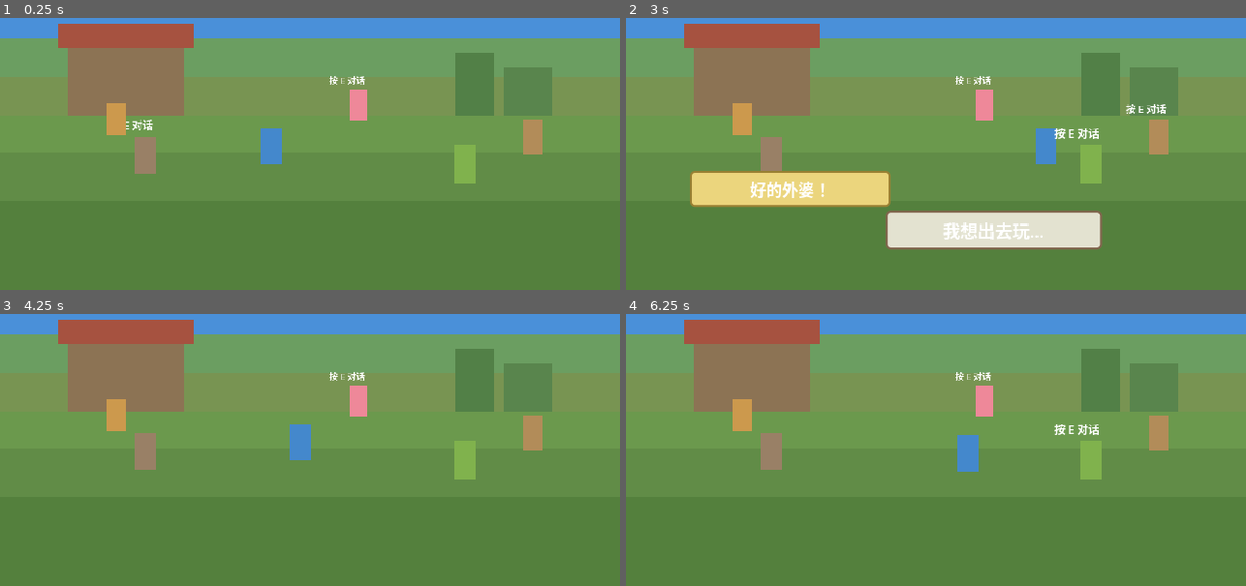
Above: before the commit, frames 1-4 (two rows, left to right).
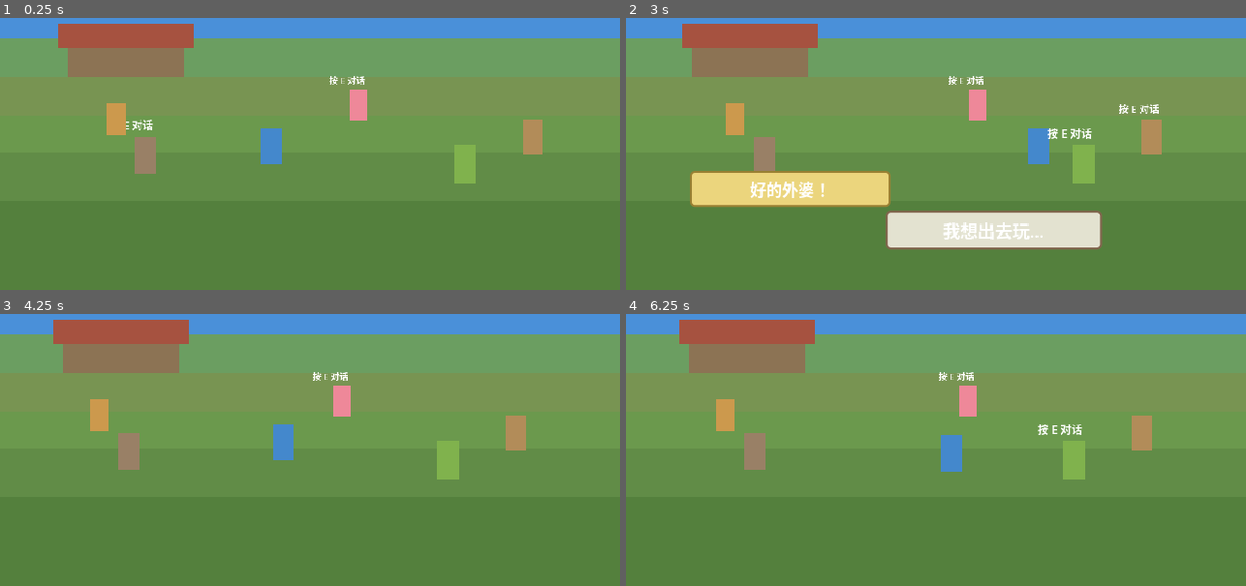
Above: after the commit, the same moments.

Repository: yuanzhoucanxiang/caojie
Game: Godot game, scene res://scenes/main.tscn
The game is run twice, just before and just after one commit, with the same random seed, the same clock (stepped at 60 frames per second) and the same inputs.
Inputs (mouse positions are in pixels of both pictures, inside the frame that each line leads up to):
- Up to frame 1 (0.25 s): no input
- Up to frame 2 (3 s): tap Enter at 0.5, 2 s; move the mouse to (1072, 99) at 0.52 s; hold D (move_right) 0.53-1.28 s; tap E (interact) every 0.75 s from 0.6 to 2.85 s; click (1072, 99) at 0.67 s; tap Space at 1.25 s; move the mouse to (812, 132) at 1.27 s; hold S (move_down) 1.28-2.03 s; move the mouse to (998, 39) at 2.02 s; hold D (move_right) 2.03-2.78 s; move the mouse to (905, 186) at 2.77 s; hold W (move_up) from 2.78 s (still down); click (905, 186) at 2.92 s
- Up to frame 3 (4.25 s): move the mouse to (496, 463) at 3.52 s; release W (move_up) at 3.53 s; hold A (move_left) from 3.53 s (still down); tap E (interact) at 3.6 s
- Up to frame 4 (6.25 s): move the mouse to (750, 360) at 4.27 s; tap E (interact) at 4.35, 5.1, 5.85 s; tap Space at 5 s; move the mouse to (967, 411) at 5.02 s; release A (move_left) at 5.03 s; hold S (move_down) 5.03-5.78 s; click (967, 411) at 5.17 s; tap Enter at 5.75 s; move the mouse to (843, 324) at 5.77 s; hold D (move_right) from 5.78 s (still down)

The runs differ from the first frame. In frame 1, 5.4% of the frame differs, in the area x 10-90%, y 12-36%; in frame 2, 7.5%; in frame 3, 9.9%; in frame 4, 10%, in the area x 8-90%, y 2-61%.

Commit message:
加入5层视差背景+Camera2D跟随玩家，场景扩展至1280px

Diff:
--- a/scenes/main.tscn
+++ b/scenes/main.tscn
@@ -11,111 +11,107 @@
 [node name="Main" type="Node2D"]
 script = ExtResource("1_main")
 
-[node name="BackgroundLayer" type="CanvasLayer" parent="."]
-layer = -2
+[node name="ParallaxBG" type="ParallaxBackground" parent="."]
 
-[node name="BGContainer" type="Control" parent="BackgroundLayer"]
-layout_mode = 0
-offset_right = 640.0
+[node name="Layer1_Sky" type="ParallaxLayer" parent="ParallaxBG"]
+motion_scale = Vector2(0.1, 0.1)
+
+[node name="Sky" type="ColorRect" parent="ParallaxBG/Layer1_Sky"]
+offset_right = 1280.0
 offset_bottom = 360.0
-
-[node name="Sky" type="ColorRect" parent="BackgroundLayer/BGContainer"]
-layout_mode = 0
-offset_right = 640.0
-offset_bottom = 140.0
 color = Color(0.29, 0.565, 0.851, 1)
 
-[node name="FarHills" type="ColorRect" parent="BackgroundLayer/BGContainer"]
-layout_mode = 0
+[node name="Layer2_Far" type="ParallaxLayer" parent="ParallaxBG"]
+motion_scale = Vector2(0.3, 0.2)
+
+[node name="FarHills" type="ColorRect" parent="ParallaxBG/Layer2_Far"]
 offset_top = 100.0
-offset_right = 640.0
+offset_right = 1280.0
 offset_bottom = 175.0
 color = Color(0.42, 0.62, 0.38, 1)
 
-[node name="MidHills" type="ColorRect" parent="BackgroundLayer/BGContainer"]
-layout_mode = 0
-offset_top = 140.0
-offset_right = 640.0
-offset_bottom = 205.0
-color = Color(0.47, 0.58, 0.32, 1)
-
-[node name="HouseBody" type="ColorRect" parent="BackgroundLayer/BGContainer"]
-layout_mode = 0
+[node name="HouseBody" type="ColorRect" parent="ParallaxBG/Layer2_Far"]
 offset_left = 70.0
 offset_top = 105.0
 offset_right = 190.0
 offset_bottom = 200.0
 color = Color(0.55, 0.45, 0.33, 1)
 
-[node name="HouseRoof" type="ColorRect" parent="BackgroundLayer/BGContainer"]
-layout_mode = 0
+[node name="HouseRoof" type="ColorRect" parent="ParallaxBG/Layer2_Far"]
 offset_left = 60.0
 offset_top = 85.0
 offset_right = 200.0
 offset_bottom = 110.0
 color = Color(0.65, 0.32, 0.25, 1)
 
-[node name="TreeFar" type="ColorRect" parent="BackgroundLayer/BGContainer"]
-layout_mode = 0
-offset_left = 470.0
+[node name="TreeFar" type="ColorRect" parent="ParallaxBG/Layer2_Far"]
+offset_left = 900.0
 offset_top = 115.0
-offset_right = 510.0
+offset_right = 940.0
 offset_bottom = 200.0
 color = Color(0.32, 0.5, 0.28, 1)
 
-[node name="TreeNear" type="ColorRect" parent="BackgroundLayer/BGContainer"]
-layout_mode = 0
-offset_left = 520.0
+[node name="Layer3_Mid" type="ParallaxLayer" parent="ParallaxBG"]
+motion_scale = Vector2(0.5, 0.3)
+
+[node name="MidHills" type="ColorRect" parent="ParallaxBG/Layer3_Mid"]
+offset_top = 140.0
+offset_right = 1280.0
+offset_bottom = 205.0
+color = Color(0.47, 0.58, 0.32, 1)
+
+[node name="TreeNear" type="ColorRect" parent="ParallaxBG/Layer3_Mid"]
+offset_left = 1100.0
 offset_top = 130.0
-offset_right = 570.0
+offset_right = 1150.0
 offset_bottom = 230.0
 color = Color(0.35, 0.52, 0.3, 1)
 
-[node name="PathBack" type="ColorRect" parent="BackgroundLayer/BGContainer"]
-layout_mode = 0
+[node name="Layer4_Scene" type="ParallaxLayer" parent="ParallaxBG"]
+motion_scale = Vector2(1.0, 0.5)
+
+[node name="PathBack" type="ColorRect" parent="ParallaxBG/Layer4_Scene"]
 offset_left = 180.0
 offset_top = 185.0
-offset_right = 480.0
+offset_right = 1100.0
 offset_bottom = 210.0
 color = Color(0.55, 0.48, 0.35, 1)
 
-[node name="PathMid" type="ColorRect" parent="BackgroundLayer/BGContainer"]
-layout_mode = 0
+[node name="PathMid" type="ColorRect" parent="ParallaxBG/Layer4_Scene"]
 offset_left = 150.0
 offset_top = 205.0
-offset_right = 510.0
+offset_right = 1130.0
 offset_bottom = 245.0
 color = Color(0.5, 0.45, 0.33, 1)
 
-[node name="PathFront" type="ColorRect" parent="BackgroundLayer/BGContainer"]
-layout_mode = 0
+[node name="GrassBack" type="ColorRect" parent="ParallaxBG/Layer4_Scene"]
+offset_left = 0.0
+offset_top = 180.0
+offset_right = 1280.0
+offset_bottom = 220.0
+color = Color(0.42, 0.6, 0.3, 1)
+
+[node name="Layer5_Front" type="ParallaxLayer" parent="ParallaxBG"]
+motion_scale = Vector2(1.3, 0.6)
+
+[node name="PathFront" type="ColorRect" parent="ParallaxBG/Layer5_Front"]
 offset_left = 100.0
 offset_top = 235.0
-offset_right = 550.0
+offset_right = 1180.0
 offset_bottom = 280.0
 color = Color(0.45, 0.42, 0.3, 1)
 
-[node name="GrassBack" type="ColorRect" parent="BackgroundLayer/BGContainer"]
-layout_mode = 0
-offset_left = 0.0
-offset_top = 180.0
-offset_right = 640.0
-offset_bottom = 220.0
-color = Color(0.42, 0.6, 0.3, 1)
-
-[node name="GrassMid" type="ColorRect" parent="BackgroundLayer/BGContainer"]
-layout_mode = 0
+[node name="GrassMid" type="ColorRect" parent="ParallaxBG/Layer5_Front"]
 offset_left = 0.0
 offset_top = 218.0
-offset_right = 640.0
+offset_right = 1280.0
 offset_bottom = 270.0
 color = Color(0.38, 0.55, 0.28, 1)
 
-[node name="GrassFront" type="ColorRect" parent="BackgroundLayer/BGContainer"]
-layout_mode = 0
+[node name="GrassFront" type="ColorRect" parent="ParallaxBG/Layer5_Front"]
 offset_left = 0.0
 offset_top = 268.0
-offset_right = 640.0
+offset_right = 1280.0
 offset_bottom = 360.0
 color = Color(0.33, 0.5, 0.24, 1)
 
--- a/scenes/player.tscn
+++ b/scenes/player.tscn
@@ -19,3 +19,19 @@
 
 [node name="CollisionShape2D" type="CollisionShape2D" parent="InteractionDetector"]
 shape = SubResource("interact_shape")
+
+[node name="Camera2D" type="Camera2D" parent="."]
+position = Vector2(0, -21)
+zoom = Vector2(1, 1)
+drag_horizontal_enabled = true
+drag_vertical_enabled = true
+drag_left_margin = 0.3
+drag_top_margin = 0.3
+drag_right_margin = 0.3
+drag_bottom_margin = 0.3
+position_smoothing_enabled = true
+position_smoothing_speed = 5.0
+limit_left = 0
+limit_top = 0
+limit_right = 1280
+limit_bottom = 360
--- a/scripts/player/player.gd
+++ b/scripts/player/player.gd
@@ -18,7 +18,7 @@
 const SCALE_MAX: float = 1.0
 
 const LEFT_BOUND: float = 24.0
-const RIGHT_BOUND: float = 616.0
+const RIGHT_BOUND: float = 1256.0
 
 
 func _draw() -> void:
